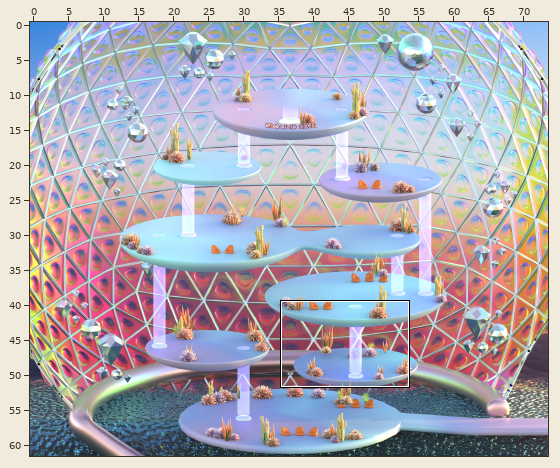
Level history. Tiled map (JSON): Gallery.tmj. Above, an overview of the earlier version with the close-up marked.
Close-up. Earlier state:
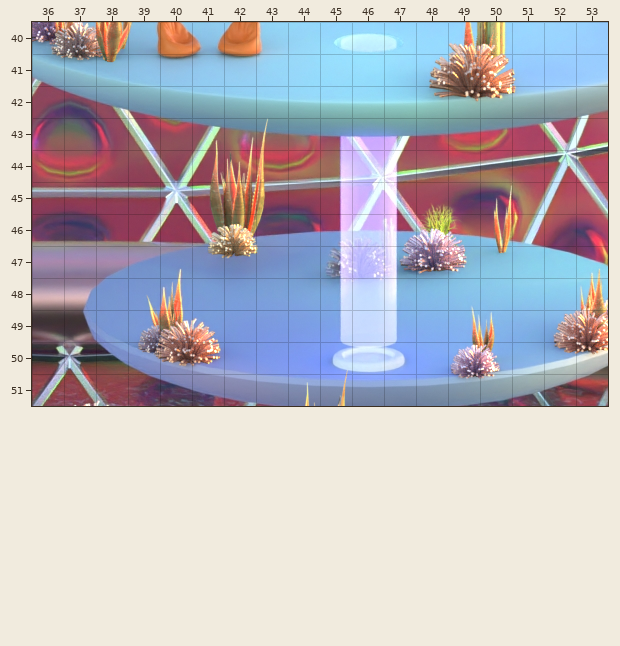
Cells are 32x32 px. Shown: x 36..53, y 40..51. The commit also changed other parts of the map, which this record leaves out. Tiles whose own drawing changed are shown in their newer look in all pictures.
And afterwards:
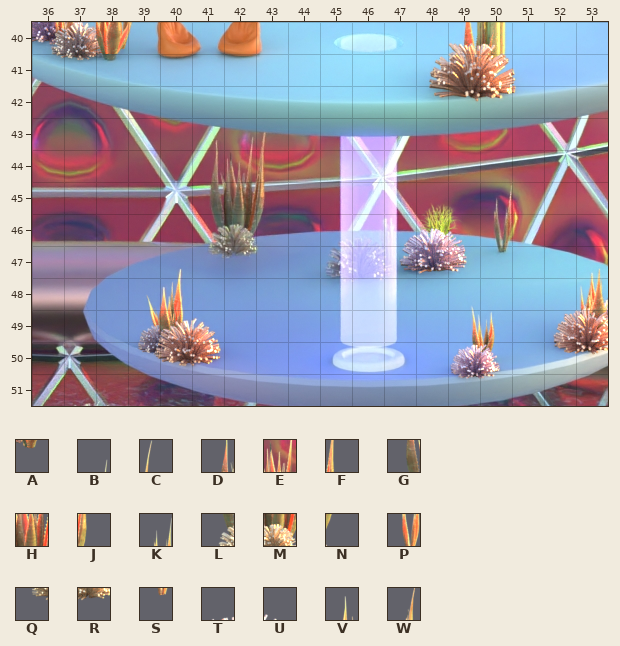
Key: from "Gallery fg": A 3072, B 3224, C 3225, D 3297, E 3298, F 3299, G 3371, H 3372, J 3373, K 3380, L 3445, M 3446, N 3447, P 3454, Q 3519, R 3520, S 3528, T 3811, U 3812, V 3818, W 3819.
_ is an empty cell.
See-through tiles are keyed as they look on the map.
Changes in this commit:
{"where": "layer \"FG\""}
{"y":41,"x":38,"old":"A","new":"_"}
{"y":43,"x":42,"old":"BC","new":"__"}
{"y":44,"x":41,"old":"DEF","new":"___"}
{"y":45,"x":41,"old":"GHJ","new":"___"}
{"y":45,"x":50,"old":"K","new":"_"}
{"y":46,"x":41,"old":"LMN","new":"___"}
{"y":46,"x":50,"old":"P","new":"_"}
{"y":47,"x":41,"old":"QR","new":"__"}
{"y":47,"x":50,"old":"S","new":"_"}
{"y":51,"x":37,"old":"TU","new":"__"}
{"y":51,"x":44,"old":"VW","new":"__"}
{"label":"removed","picture_box":[96,54,118,63]}
{"label":"removed","picture_box":[208,118,268,259]}
{"label":"removed","picture_box":[493,186,512,254]}
{"label":"removed","picture_box":[73,400,109,406]}
{"label":"removed","picture_box":[304,374,348,406]}
